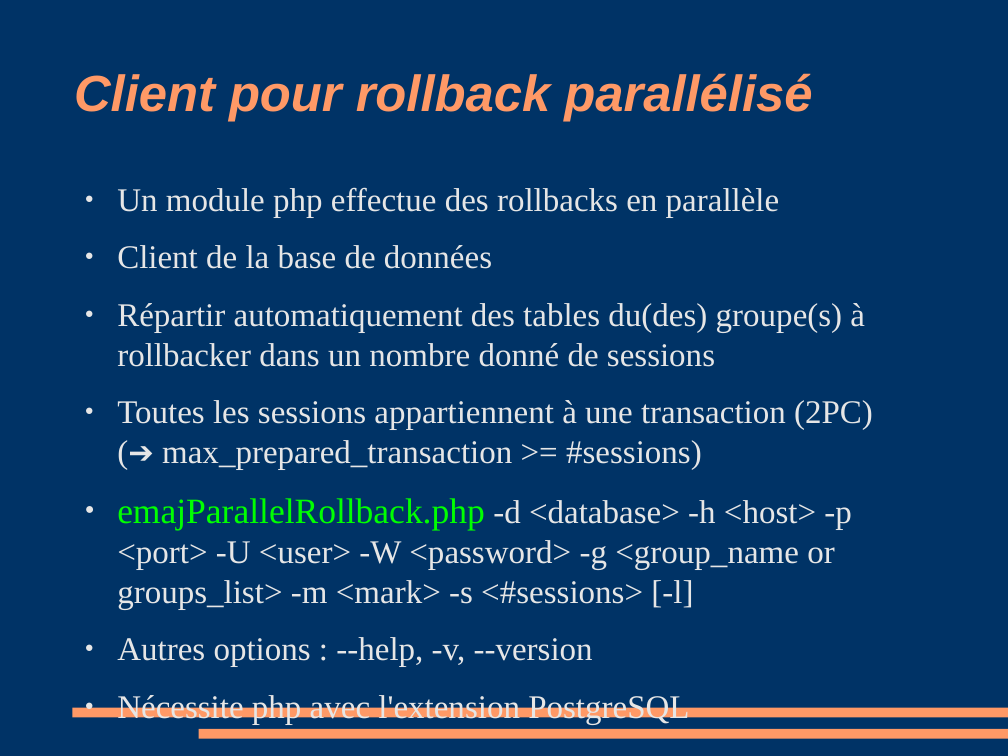
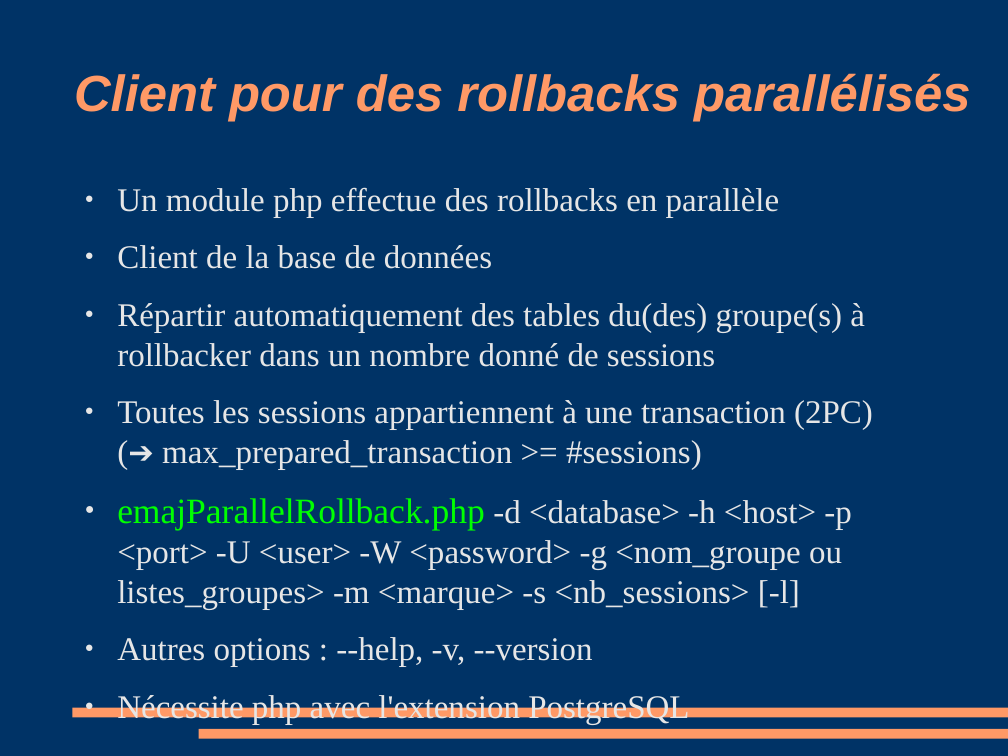
Before and after one commit to beaud76/emaj_doc, a slide deck: slide 27 of Emaj_pres_fr.odp (slide 26 before the commit). Drawn at 1008x756 pixels with LibreOffice and Linux fonts; fonts in the diff are those of the drawing. Boxes give left, top, right and bottom in pixels: in the first picture for what was removed or moved away, otherwise in the second. Text is boxed around its words. In the diff, an @@ line names an element or a change of style, - is before the commit and + after.

```diff
--- a/Emaj_pres_fr.odp
+++ b/Emaj_pres_fr.odp
@@ title at <box>74,73,970,122</box>: text changed @@
-Client pour rollback parallélisé
+Client pour des rollbacks parallélisés
@@ text at <box>117,498,851,610</box>: text changed @@
-● emajParallelRollback.php -d <database> -h <host> -p <port> -U <user> -W <password> -g <group_name or groups_list> -m <mark> -s <#sessions> [-l]
+● emajParallelRollback.php -d <database> -h <host> -p <port> -U <user> -W <password> -g <nom_groupe ou listes_groupes> -m <marque> -s <nb_sessions> [-l]
```
Also in this commit, not shown: 17 other slides changed, 4 slides added, 2 slides removed, 3 other files.
